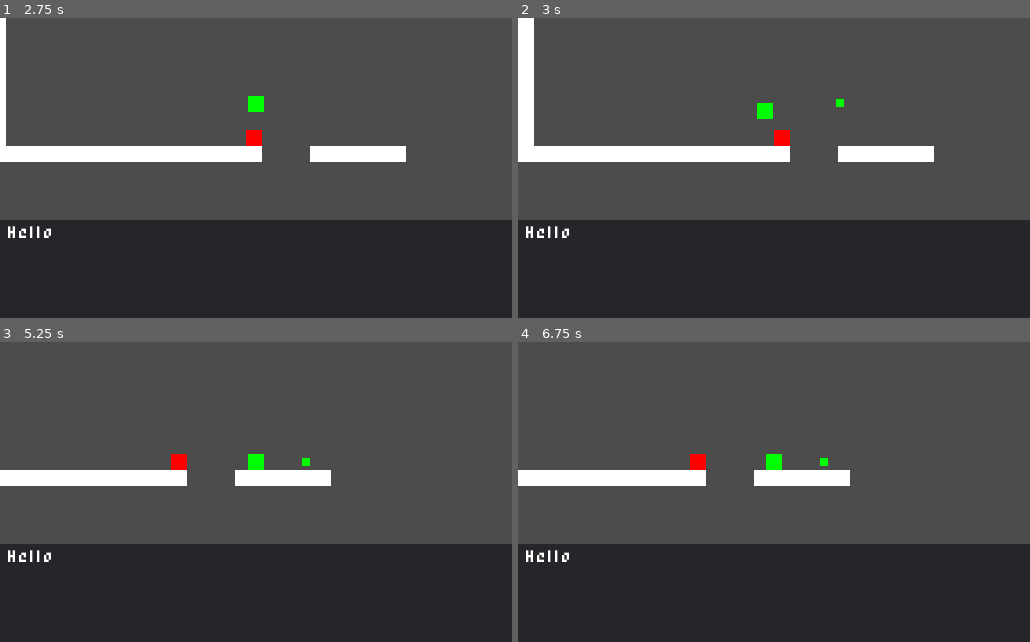
Above: before the commit, frames 1-4 (two rows, left to right).
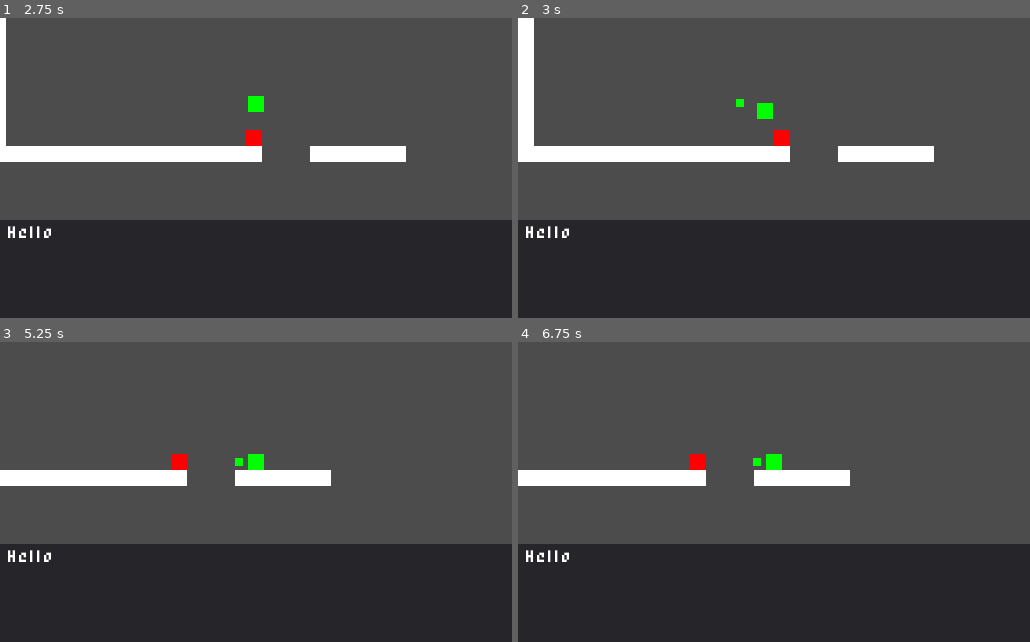
Above: after the commit, the same moments.

Repository: rodriguezric/Adventure-Plat-1
Game: Godot game, scene res://scenes/Main.tscn
The game is run twice, just before and just after one commit, with the same random seed, the same clock (stepped at 60 frames per second) and the same inputs.
Inputs:
- Up to frame 1 (2.75 s): click "START" at 0.5 s; tap Enter (ui_accept) at 1.25 s; hold Shift (attack) 1.28-2.03 s; hold D (move_right) from 1.28 s (still down); tap W (jump) at 1.52, 2.27 s; tap Shift (attack) at 2.1 s
- Up to frame 2 (3 s): release D (move_right) at 2.78 s; hold A (move_left) from 2.78 s (still down); hold Shift (attack) from 2.78 s (still down)
- Up to frame 3 (5.25 s): release A (move_left) at 3.53 s; release Shift (attack) at 3.53 s; hold D (move_right) 3.53-5.03 s; tap Shift (attack) at 3.6, 5.1 s; tap W (jump) at 3.77, 4.52 s; hold Shift (attack) 4.28-5.03 s; hold A (move_left) from 5.03 s (still down)
- Up to frame 4 (6.75 s): tap W (jump) at 5.27 s; release A (move_left) at 5.78 s; hold D (move_right) 5.78-6.53 s; hold Shift (attack) 5.78-6.53 s; hold A (move_left) from 6.53 s (still down); tap Shift (attack) at 6.6 s

Frame 1 is identical in both runs. In frame 2, less than 0.1% of the frame differs, in the area x 42-64%, y 27-30%; in frame 3, less than 0.1%; in frame 4, less than 0.1%.

Commit message:
✨ - Bullet direction implemented.

Diff:
--- a/scripts/Player.gd
+++ b/scripts/Player.gd
@@ -113,8 +113,8 @@
 func shoot() -> void:
 	var bullet = bullet_resource.instance()
 	bullet.transform = transform
+	bullet.dir = dir
 	get_parent().add_child(bullet)
-	print(dir)
 
 
 func _on_Stun_change_state() -> void:
--- a/scripts/Projectile.gd
+++ b/scripts/Projectile.gd
@@ -4,6 +4,7 @@
 var speed: int = 250
 var damage: int = 1
 var shoot_direction: float = 0
+var dir: int = Directions.RIGHT
 
 
 func rotate_to_direction() -> void:
@@ -11,7 +12,7 @@
 
 
 func _physics_process(delta: float) -> void:
-	move_local_x(delta * speed)
+	move_local_x(delta * speed * dir)
 
 
 func _on_LifeTimer_timeout() -> void:
